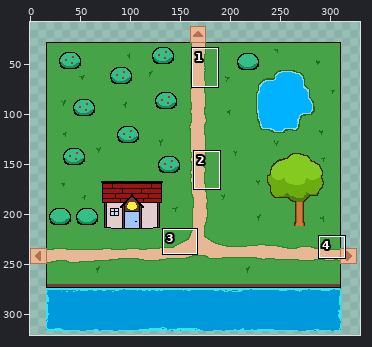
Sprite sheet: images/maps/x0y0.png. The picture above shows the old version from afar; the outline marks the close-up.
Close-up. The starting point:
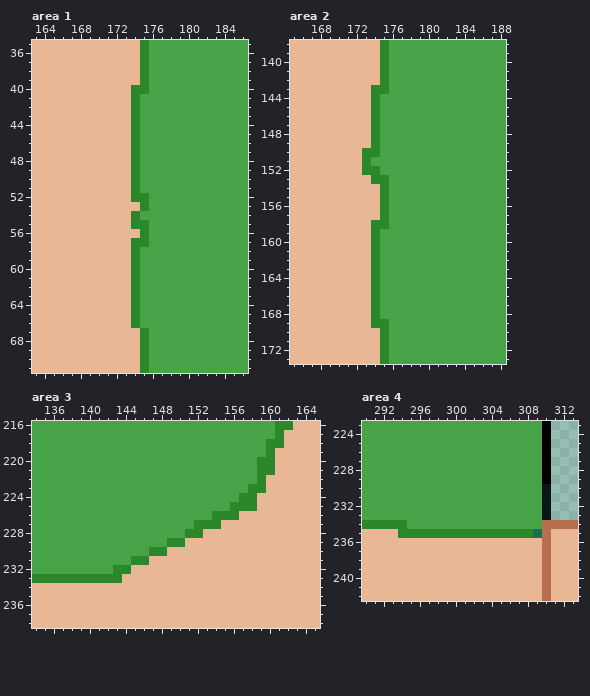
The file is 330x330 pixels. Shown: area 1: x 163..186, y 35..71; area 2: x 165..188, y 138..173; area 3: x 134..165, y 216..238; area 4: x 290..313, y 223..242. The wide view leaves out empty margins. The commit also changed other parts of the picture, which this record leaves out.
Now the later version:
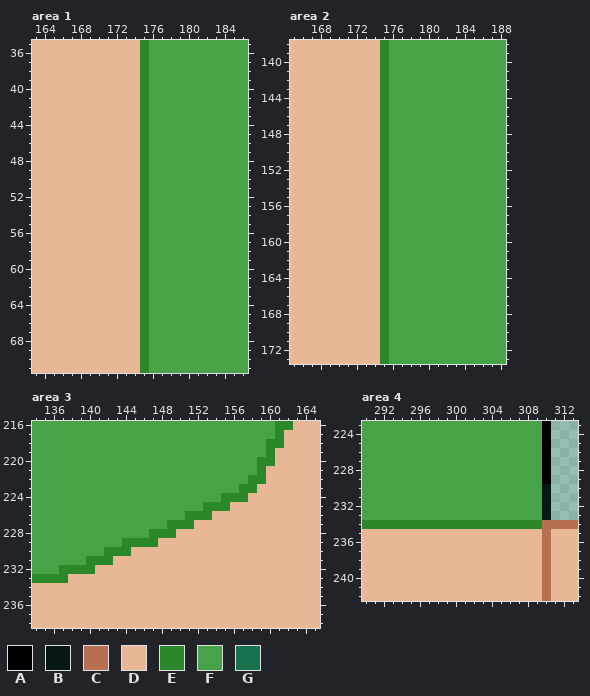
Palette (. is transparent): A #000000  B #081819  C #b86f50  D #e8b796  E #2a882a  F #47a347  G #17714c
Changes in this commit:
Area 1:
y 40: x 174 E -> D
y 41..51: x 174..175 EF -> DE
y 52: x 174 E -> D
y 54: x 174..175 EF -> DE
y 55: x 174 E -> D
y 57: x 174 E -> D
y 58..66: x 174..175 EF -> DE
Area 2:
y 143: x 174 E -> D
y 144..149: x 174..175 EF -> DE
y 150: x 173..175 EEF -> DDE
y 151: x 173..175 EFF -> DDE
y 152: x 173..175 EEF -> DDE
y 153: x 174 E -> D
y 158: x 174 E -> D
y 159..168: x 174..175 EF -> DE
y 169: x 174 E -> D
Area 3:
y 221: x 160 E -> D
y 222: x 158 F -> E
y 223: x 157 F -> E; x 159 E -> D
y 224: x 155..156 FF -> EE; x 158 E -> D
y 225: x 153..158 FFFEEE -> EEEDDD
y 226: x 151..156 FFFEEE -> EEEDDD
y 227: x 149..154 FFFEEE -> EEEDDD
y 228: x 147..152 FFFFEE -> EEEDDD
y 229: x 144..150 FFFFFEE -> EEEEDDD
y 230: x 142..148 FFFFFEE -> EEEDDDD
y 231: x 140..146 FFFFFEE -> EEEDDDD
y 232: x 137..144 FFFFFFEE -> EEEEDDDD
y 233: x 138..143 EEEEEE -> DDDDDD
Area 4:
y 234: x 295..309 FFFFFFFFFFFFFFF -> EEEEEEEEEEEEEEE
y 235: x 294..309 EEEEEEEEEEEEEEEG -> DDDDDDDDDDDDDDDD
Boxes around the changes in both close-ups, in picture pixels (x1, y1, x2, y2):
changed: (131, 85, 149, 328)
changed: (362, 85, 389, 328)
changed: (59, 466, 275, 583)
changed: (398, 520, 542, 538)
